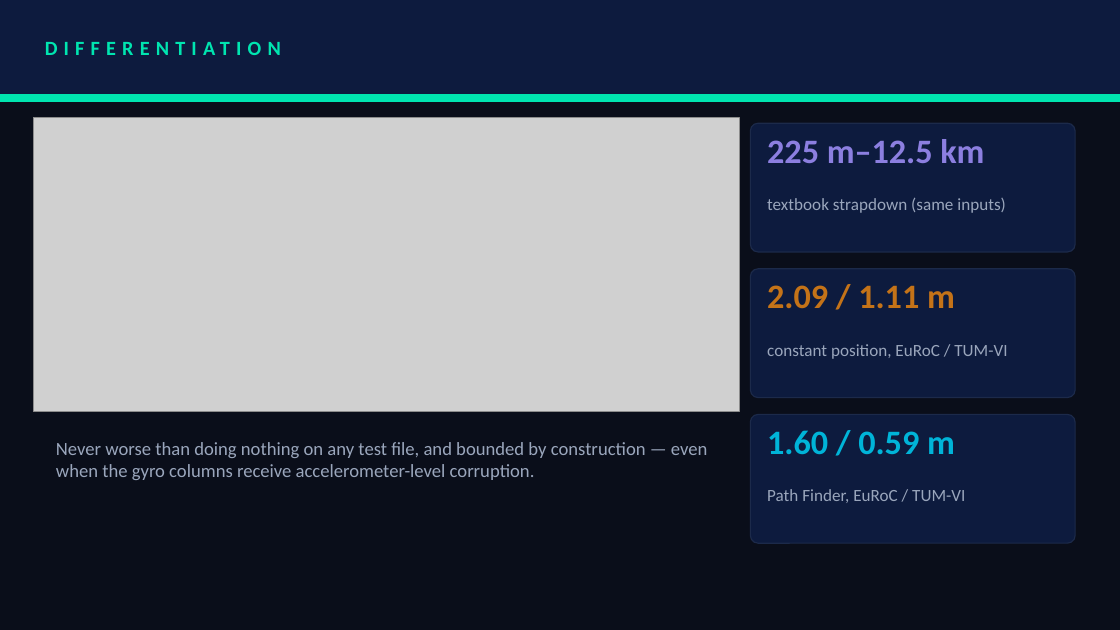
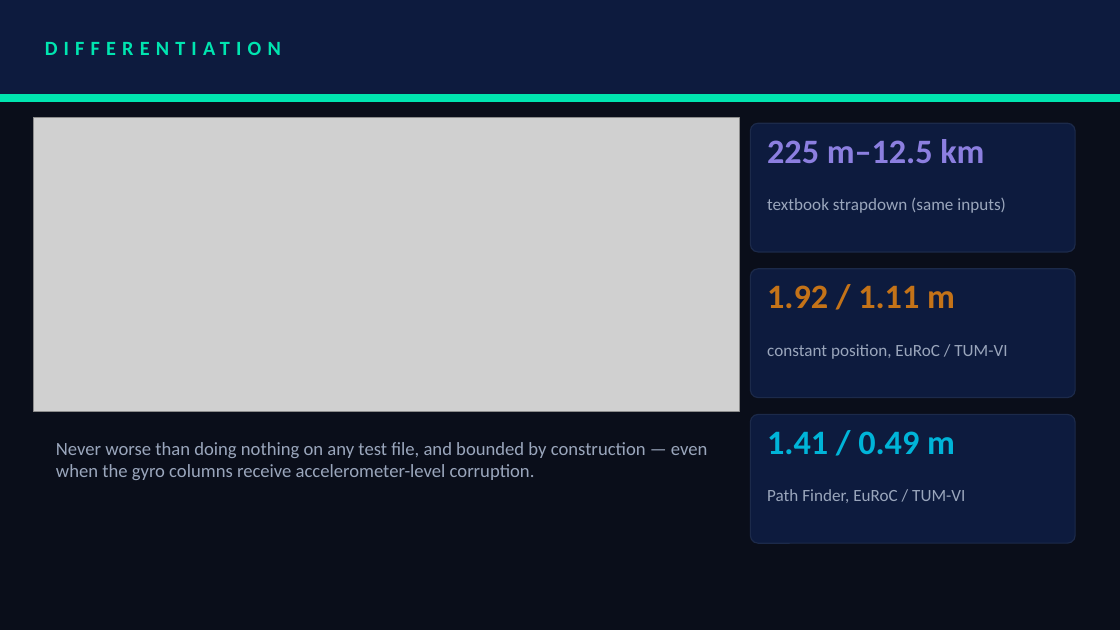
Before and after one commit to RaktimChandra/pathfinder, a slide deck: slide 6 of deck/SRMIST_vortexxx.pptx. Drawn at 1120x630 pixels with LibreOffice and Linux fonts; fonts in the diff are those of the drawing; grey boxes stand for pictures. Boxes give left, top, right and bottom in pixels: in the first picture for what was removed or moved away, otherwise in the second. Text is boxed around its words. In the diff, an @@ line names an element or a change of style, - is before the commit and + after.

```diff
--- a/deck/SRMIST_vortexxx.pptx
+++ b/deck/SRMIST_vortexxx.pptx
@@ text at bbox=[767, 285, 955, 308]: text changed @@
-2.09 / 1.11 m
+1.92 / 1.11 m
@@ text at bbox=[767, 431, 955, 454]: text changed @@
-1.60 / 0.59 m
+1.41 / 0.49 m
```
Also in this commit, not shown: 2 other slides changed, 19 other files.
